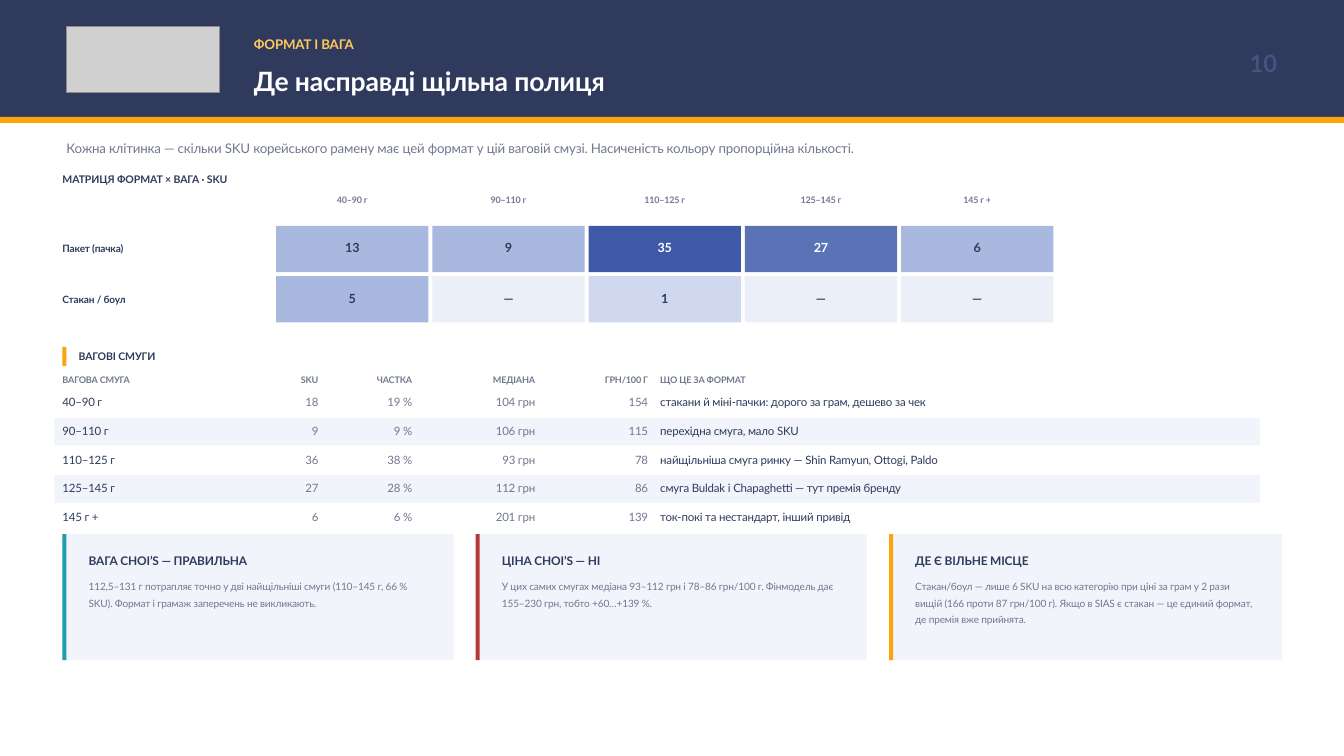
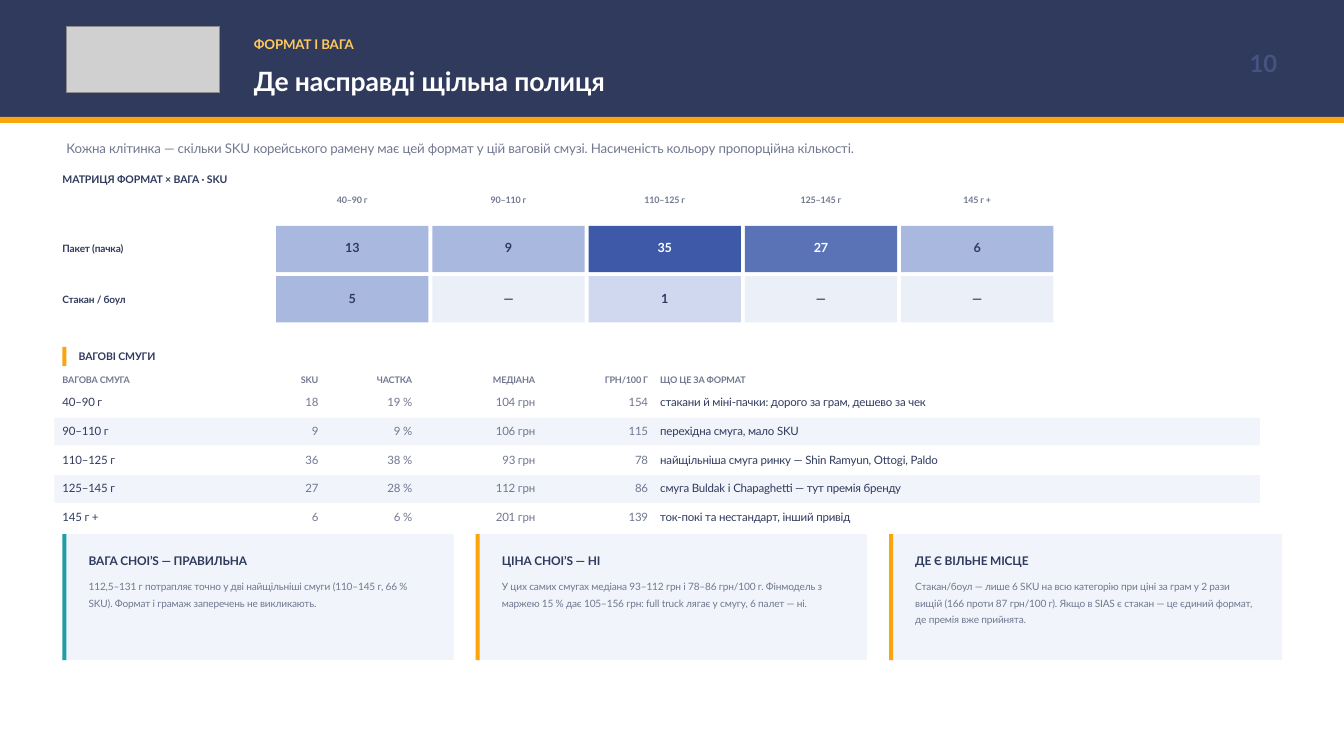
Before and after one commit to IllyaChaplygin/Chaplygin-Illya, a slide deck: slide 10 of Korean_Ramen_Ukraine_Market_Research.pptx. Drawn at 1344x756 pixels with LibreOffice and Linux fonts; fonts in the diff are those of the drawing; grey boxes stand for pictures. Boxes give left, top, right and bottom in pixels: in the first picture for what was removed or moved away, otherwise in the second. Text is boxed around its words. In the diff, an @@ line names an element or a change of style, - is before the commit and + after.

```diff
--- a/Korean_Ramen_Ukraine_Market_Research.pptx
+++ b/Korean_Ramen_Ukraine_Market_Research.pptx
@@ rectangle at (x1=476, y1=534, x2=480, y2=660): fill #B53A3A to #F9A50B @@
@@ text at (x1=502, y1=582, x2=823, y2=609): text changed @@
-У цих самих смугах медіана 93–112 грн і 78–86 грн/100 г. Фінмодель дає 155–230 грн, тобто +60…+139 %.
+У цих самих смугах медіана 93–112 грн і 78–86 грн/100 г. Фінмодель з маржею 15 % дає 105–156 грн: full truck лягає у смугу, 6 палет — ні.
```
Also in this commit, not shown: 6 other slides changed, 7 slides added, 1 other file.
